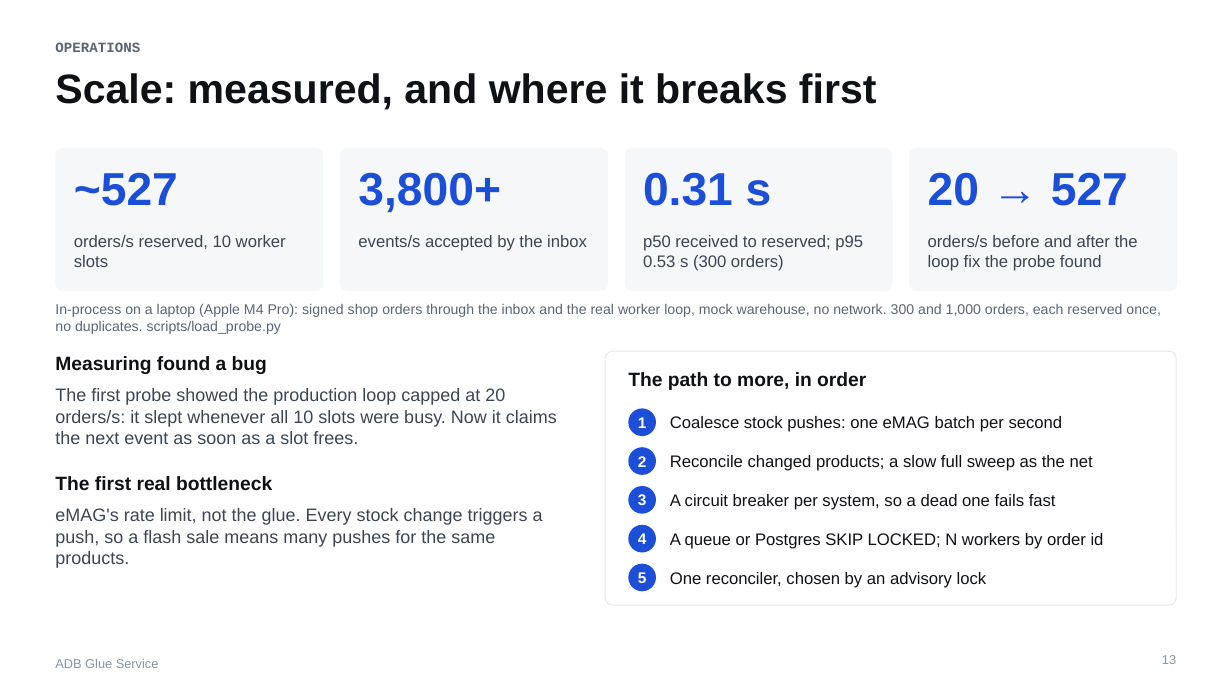
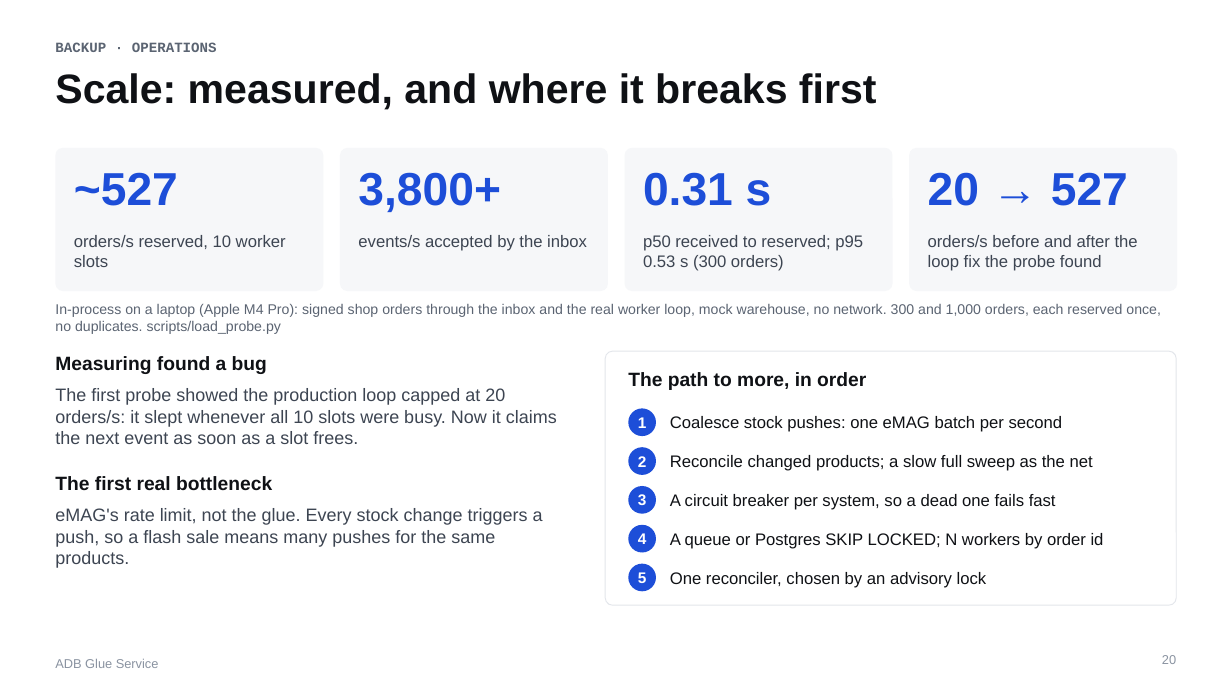
Before and after one commit to PantelimonGulie/adb-glue-service, a slide deck: slide 20 of docs/presentation/ADB-Glue-Service.pptx (slide 13 before the commit). Drawn at 1232x693 pixels with LibreOffice and Linux fonts; fonts in the diff are those of the drawing. Boxes give left, top, right and bottom in pixels: in the first picture for what was removed or moved away, otherwise in the second. Text is boxed around its words. In the diff, an @@ line names an element or a change of style, - is before the commit and + after.

Commit message:
Shorten the talk to 14 slides, with the detail moved to backup slides

```diff
--- a/docs/presentation/ADB-Glue-Service.pptx
+++ b/docs/presentation/ADB-Glue-Service.pptx
@@ text at (55, 42, 217, 52): text changed @@
-OPERATIONS
+BACKUP · OPERATIONS
@@ page number at (1162, 655, 1176, 664): text changed @@
-13
+20
```
Also in this commit, not shown: 9 other slides changed, 4 slides added, 2 slides removed, 1 other file.
